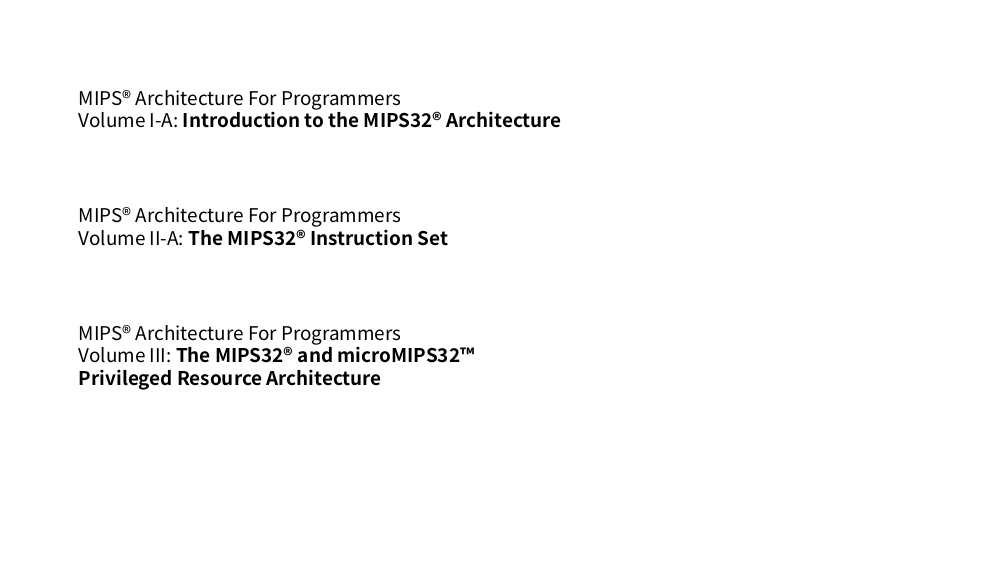
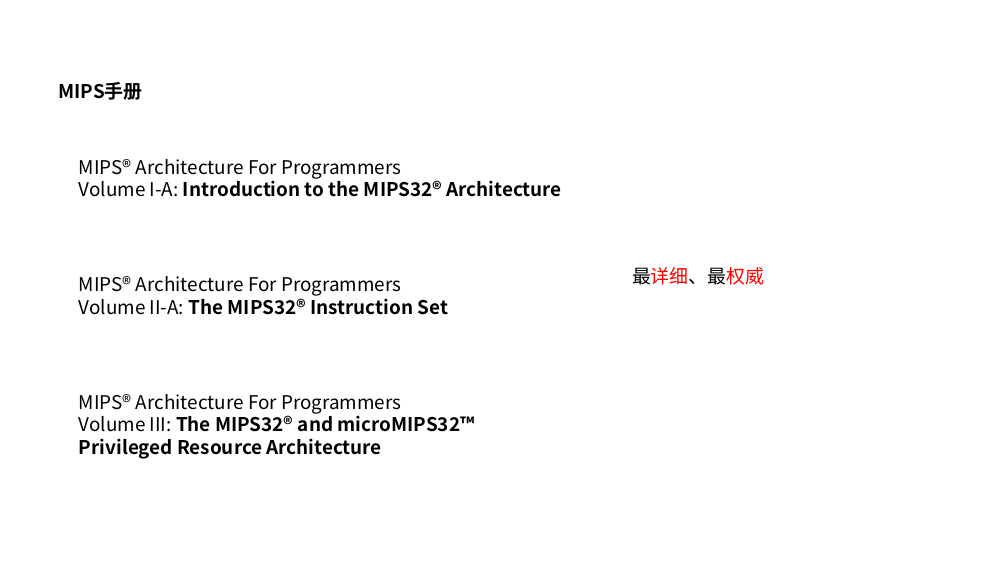
Before and after one commit to y0fy/CO-lab-material-CQU, a slide deck: slide 13 of doc/ppt/2020/硬综讲解1.pptx. Drawn at 1008x567 pixels with LibreOffice and Linux fonts; fonts in the diff are those of the drawing. Boxes give left, top, right and bottom in pixels: in the first picture for what was removed or moved away, otherwise in the second. Text is boxed around its words. In the diff, an @@ line names an element or a change of style, - is before the commit and + after.

```diff
--- a/doc/ppt/2020/硬综讲解1.pptx
+++ b/doc/ppt/2020/硬综讲解1.pptx
@@ text added at box(58, 82, 142, 100), 18 pt, text #000000, bold @@
+MIPS手册
@@ text added at box(632, 267, 764, 285), 18 pt, text #FF0000 @@
+最详细、最权威
@@ 3 texts: place and size @@
-3 texts at box(79, 90, 562, 390)
+3 texts at box(79, 159, 562, 459)
```
Also in this commit, not shown: 13 other slides changed, 23 slides added, 6 slides removed, 3 other files.
